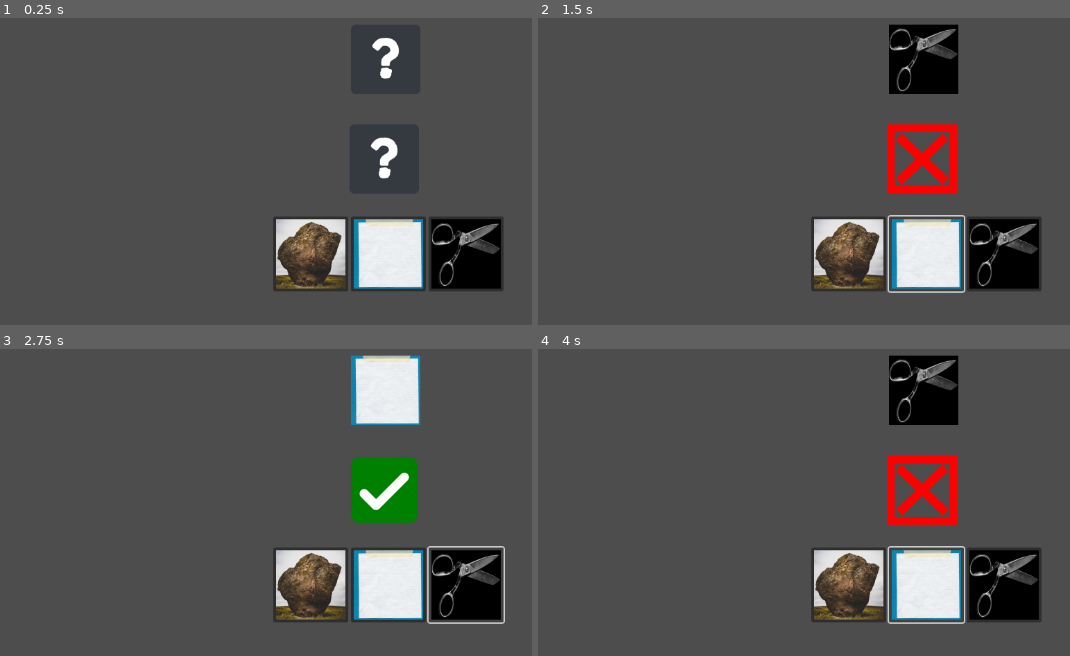
Above: before the commit, frames 1-4 (two rows, left to right).
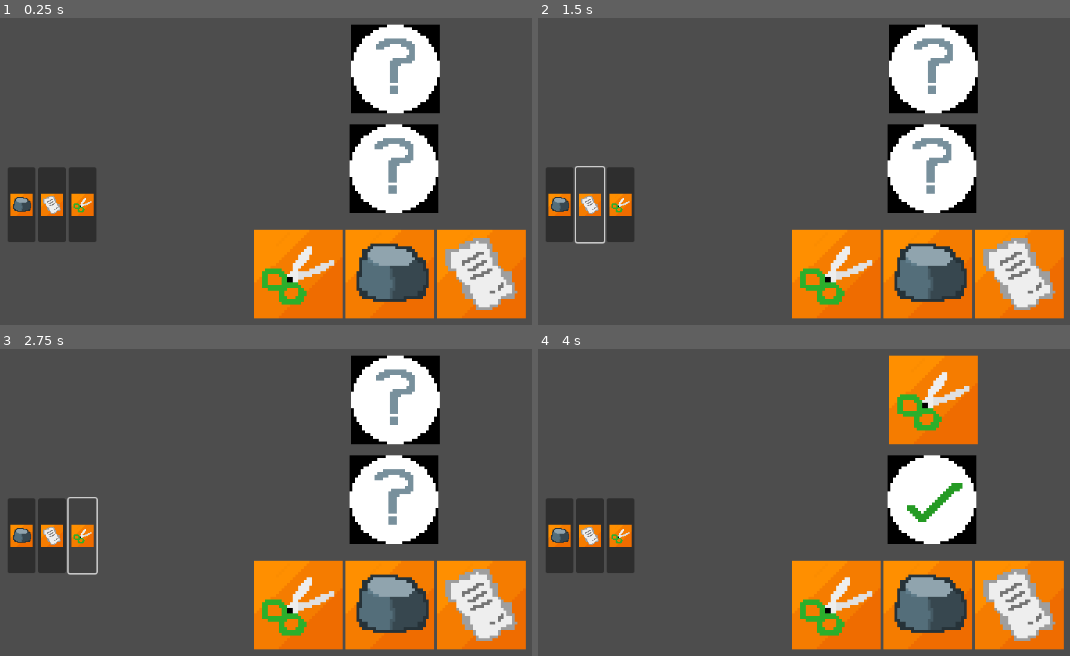
Above: after the commit, the same moments.

Repository: DrSpaniel/RockPaperChess
Game: Godot game, scene res://scenes/control.tscn
Same seed, same stepped clock (60 frames per second), same inputs: the game is played once before the commit and once after it.
Inputs (mouse positions are in pixels of both pictures, inside the frame that each line leads up to; where the layout moved, square brackets give the same spot in the first picture):
- Up to frame 1 (0.25 s): no input
- Up to frame 2 (1.5 s): click (559, 205) [846, 254] at 0.5 s; click (591, 205) [926, 254] at 1.25 s
- Up to frame 3 (2.75 s): click (85, 536) [468, 585] at 2 s
- Up to frame 4 (4 s): click (835, 603) at 2.77 s; click (926, 603) at 3.52 s

The runs differ from the first frame. In frame 1, 29% of the frame differs, in the area x 1-99%, y 1-99%; in frame 2, 29%; in frame 3, 27%; in frame 4, 30%.

Commit message:
changed buttons nodes, changed textures

Diff:
--- a/RPCgodot2/project.godot
+++ b/RPCgodot2/project.godot
@@ -14,3 +14,7 @@
 run/main_scene="uid://b1qr136j5un60"
 config/features=PackedStringArray("4.4", "Forward Plus")
 config/icon="res://icon.svg"
+
+[rendering]
+
+textures/canvas_textures/default_texture_filter=0
--- a/RPCgodot2/scenes/control.gd
+++ b/RPCgodot2/scenes/control.gd
@@ -2,13 +2,13 @@
 
 
 
-func _on_rock_button_down() -> void:
+func _on_rock_button_button_down() -> void:
 	gameDecision(0) #0 for rock, 1 for scissors, 2 for paper
 
-func _on_scissors_button_down() -> void:
+func _on_scissors_button_button_down() -> void:
 	gameDecision(1)
 
-func _on_paper_button_down() -> void:
+func _on_paper_button_button_down() -> void:
 	gameDecision(2)
 
 func gameDecision(uChoice): #called on any 3 button presses, recieves user input, returns opponent's image, and result
@@ -16,15 +16,15 @@
 
 func rules(uInput, AiInput):	#this is the thing that decides who wins. takes opponent and user input, returns win or lose bool
 	if (uInput == AiInput): #tie
-		$result.texture = load("res://images/question.png") #tie
+		$result.texture = load("res://imagesv2_rpc/question.png") #tie
 	else:
 		if((uInput+1)%3 == AiInput):	#is the users input moving up one the same as the aiinput? if so win, if same tie, is not lose. modulus is for looping back around when paper is chosen for the user.
-			$result.texture = load("res://images/right.png")
+			$result.texture = load("res://imagesv2_rpc/right.png")
 		else:
-			$result.texture = load("res://images/wrong.png")
+			$result.texture = load("res://imagesv2_rpc/wrong.png")
 
 func opponentGenerate(): #when any 3 user buttons are pressed, call this and itll randomize the action and then change the image. returns AiInput
 	var rand = (randi() % 3)
-	var imgDictionary = {0: "res://images/rock.png", 1: "res://images/scissors.png", 2: "res://images/paper.png"}
+	var imgDictionary = {0: "res://imagesv2_rpc/rock.png", 1: "res://imagesv2_rpc/scissors.png", 2: "res://imagesv2_rpc/paper.png"}
 	$opponent.texture = load(imgDictionary[rand])
 	return rand
--- a/RPCgodot2/scenes/control.tscn
+++ b/RPCgodot2/scenes/control.tscn
@@ -1,10 +1,10 @@
 [gd_scene load_steps=6 format=3 uid="uid://b1qr136j5un60"]
 
-[ext_resource type="Texture2D" uid="uid://cyt6a1nu5rim" path="res://images/rock.png" id="1_8n18e"]
 [ext_resource type="Script" uid="uid://dxnjo8y44in50" path="res://scenes/control.gd" id="1_tjwpk"]
-[ext_resource type="Texture2D" uid="uid://icbs4nx5u20t" path="res://images/paper.png" id="2_tjwpk"]
-[ext_resource type="Texture2D" uid="uid://bkl2geqeu4ygk" path="res://images/scissors.png" id="3_lpubu"]
-[ext_resource type="Texture2D" uid="uid://0matfoc3vmn3" path="res://images/question.png" id="4_lt2xq"]
+[ext_resource type="Texture2D" uid="uid://c3xl3ecmem4cj" path="res://imagesv2_rpc/rock.png" id="2_lpubu"]
+[ext_resource type="Texture2D" uid="uid://cdmdavi4e3hiy" path="res://imagesv2_rpc/paper.png" id="3_tjwpk"]
+[ext_resource type="Texture2D" uid="uid://do4bsbgpnmrnc" path="res://imagesv2_rpc/scissors.png" id="4_lpubu"]
+[ext_resource type="Texture2D" uid="uid://bkuluix8tbxj" path="res://imagesv2_rpc/question.png" id="5_tjwpk"]
 
 [node name="Control" type="Control"]
 layout_mode = 3
@@ -17,41 +17,74 @@
 
 [node name="BoxContainer" type="BoxContainer" parent="."]
 layout_mode = 0
-offset_left = -169.0
-offset_top = 78.0
-offset_right = 163.0
-offset_bottom = 186.0
+offset_left = -552.0
+offset_top = 7.0
+offset_right = -420.0
+offset_bottom = 115.0
 
 [node name="rock" type="Button" parent="BoxContainer"]
 layout_mode = 2
-icon = ExtResource("1_8n18e")
+icon = ExtResource("2_lpubu")
 
 [node name="paper" type="Button" parent="BoxContainer"]
 layout_mode = 2
-icon = ExtResource("2_tjwpk")
+icon = ExtResource("3_tjwpk")
 
 [node name="scissors" type="Button" parent="BoxContainer"]
 layout_mode = 2
-icon = ExtResource("3_lpubu")
+icon = ExtResource("4_lpubu")
 
 [node name="opponent" type="TextureRect" parent="."]
+custom_minimum_size = Vector2(128, 128)
 layout_mode = 0
 offset_left = -57.0
 offset_top = -199.0
 offset_right = 43.0
 offset_bottom = -99.0
-texture = ExtResource("4_lt2xq")
+texture = ExtResource("5_tjwpk")
 
 [node name="result" type="TextureRect" parent="."]
+custom_minimum_size = Vector2(128, 128)
 layout_mode = 0
 offset_left = -59.0
 offset_top = -55.0
 offset_right = 41.0
 offset_bottom = 45.0
-texture = ExtResource("4_lt2xq")
+texture = ExtResource("5_tjwpk")
 
 [node name="Camera2D" type="Camera2D" parent="."]
+
+[node name="userChoice" type="BoxContainer" parent="."]
+layout_mode = 2
+offset_left = -197.0
+offset_top = 97.0
+offset_right = 195.0
+offset_bottom = 225.0
+
+[node name="scissorsButton" type="TextureButton" parent="userChoice"]
+custom_minimum_size = Vector2(128, 128)
+layout_mode = 2
+texture_normal = ExtResource("4_lpubu")
+ignore_texture_size = true
+stretch_mode = 0
+
+[node name="rockButton" type="TextureButton" parent="userChoice"]
+custom_minimum_size = Vector2(128, 128)
+layout_mode = 2
+texture_normal = ExtResource("2_lpubu")
+ignore_texture_size = true
+stretch_mode = 0
+
+[node name="paperButton" type="TextureButton" parent="userChoice"]
+custom_minimum_size = Vector2(128, 128)
+layout_mode = 2
+texture_normal = ExtResource("3_tjwpk")
+ignore_texture_size = true
+stretch_mode = 0
 
 [connection signal="button_down" from="BoxContainer/rock" to="." method="_on_rock_button_down"]
 [connection signal="button_down" from="BoxContainer/paper" to="." method="_on_paper_button_down"]
 [connection signal="button_down" from="BoxContainer/scissors" to="." method="_on_scissors_button_down"]
+[connection signal="button_down" from="userChoice/scissorsButton" to="." method="_on_scissors_button_button_down"]
+[connection signal="button_down" from="userChoice/rockButton" to="." method="_on_rock_button_button_down"]
+[connection signal="button_down" from="userChoice/paperButton" to="." method="_on_paper_button_button_down"]
Binary file added: RPCgodot2/imagesv2_rpc/paper.png
Not shown, added: RPCgodot2/imagesv2_rpc/paper.png.import
Binary file added: RPCgodot2/imagesv2_rpc/question.png
Not shown, added: RPCgodot2/imagesv2_rpc/question.png.import
Binary file added: RPCgodot2/imagesv2_rpc/right.png
Not shown, added: RPCgodot2/imagesv2_rpc/right.png.import
Binary file added: RPCgodot2/imagesv2_rpc/rock.png
Not shown, added: RPCgodot2/imagesv2_rpc/rock.png.import
Binary file added: RPCgodot2/imagesv2_rpc/scissors.png
Not shown, added: RPCgodot2/imagesv2_rpc/scissors.png.import
Binary file added: RPCgodot2/imagesv2_rpc/tie.png
Not shown, added: RPCgodot2/imagesv2_rpc/tie.png.import
(and 2 more such lines)
